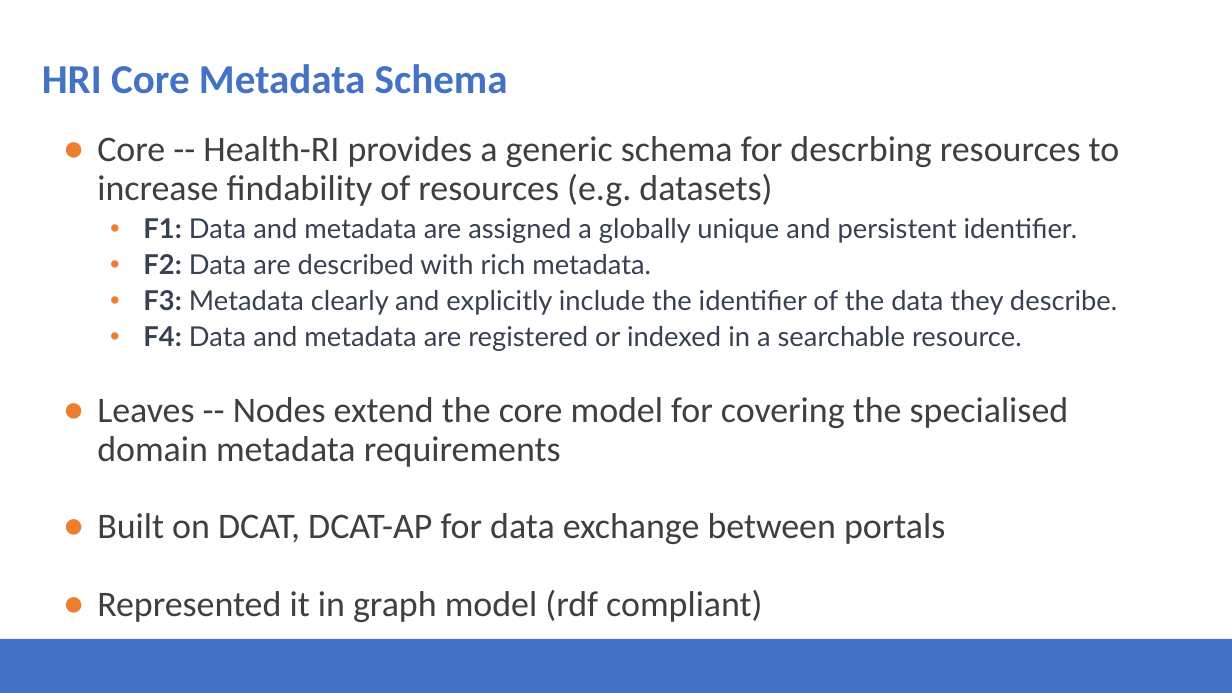
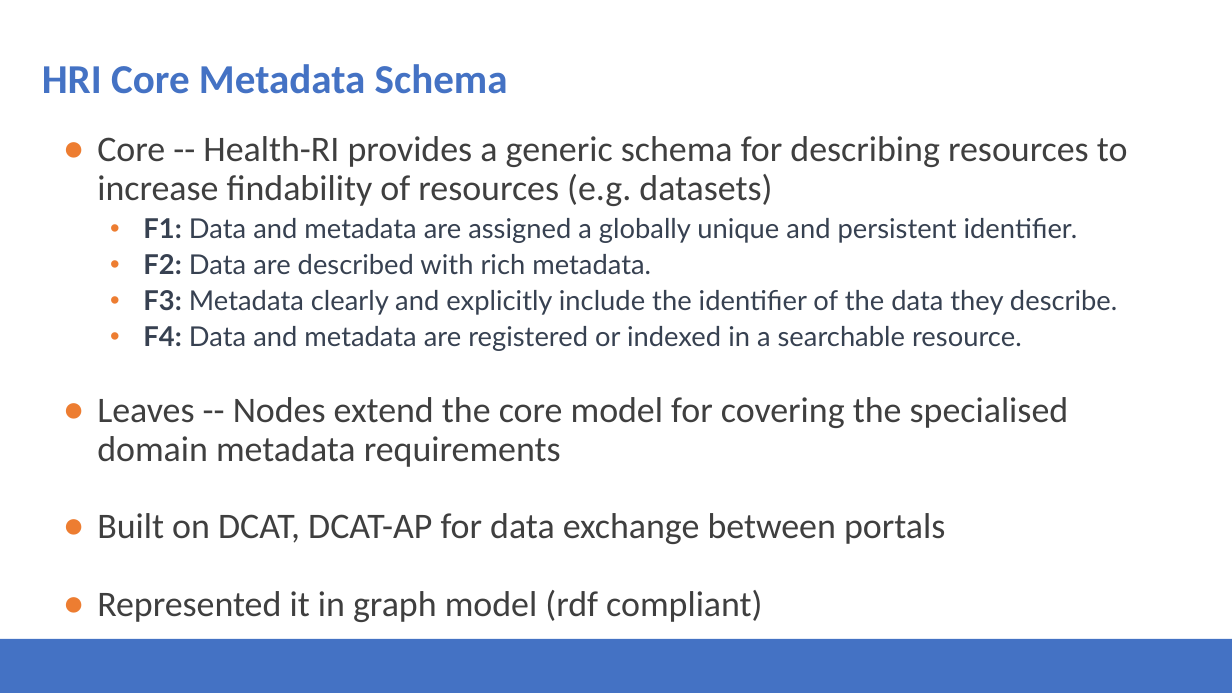
Before and after one commit to Health-RI/health-ri-metadata, a slide deck: slide 5 of Presentations/31082023HRI_Metadata_Schema_ImagingGroup_KickOff.pptx (slide 4 before the commit). Drawn at 1232x693 pixels with LibreOffice and Linux fonts; fonts in the diff are those of the drawing; background and template pictures are left out. Boxes give left, top, right and bottom in pixels: in the first picture for what was removed or moved away, otherwise in the second. Text is boxed around its words. In the diff, an @@ line names an element or a change of style, - is before the commit and + after.

```diff
--- a/Presentations/31082023HRI_Metadata_Schema_ImagingGroup_KickOff.pptx
+++ b/Presentations/31082023HRI_Metadata_Schema_ImagingGroup_KickOff.pptx
@@ text at (x1=97, y1=136, x2=1128, y2=206): text changed @@
-● Core -- Health-RI provides a generic schema for descrbing resources to increase findability of resources (e.g. datasets)
+● Core -- Health-RI provides a generic schema for describing resources to increase findability of resources (e.g. datasets)
```
Also in this commit, not shown: 16 other slides changed, 1 slide removed.
